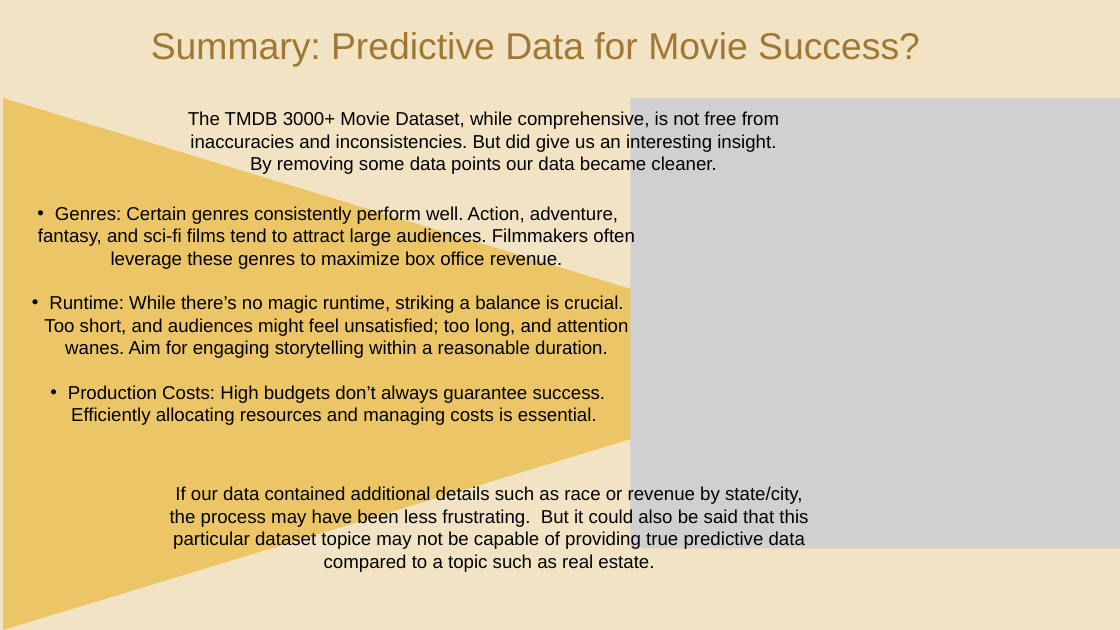
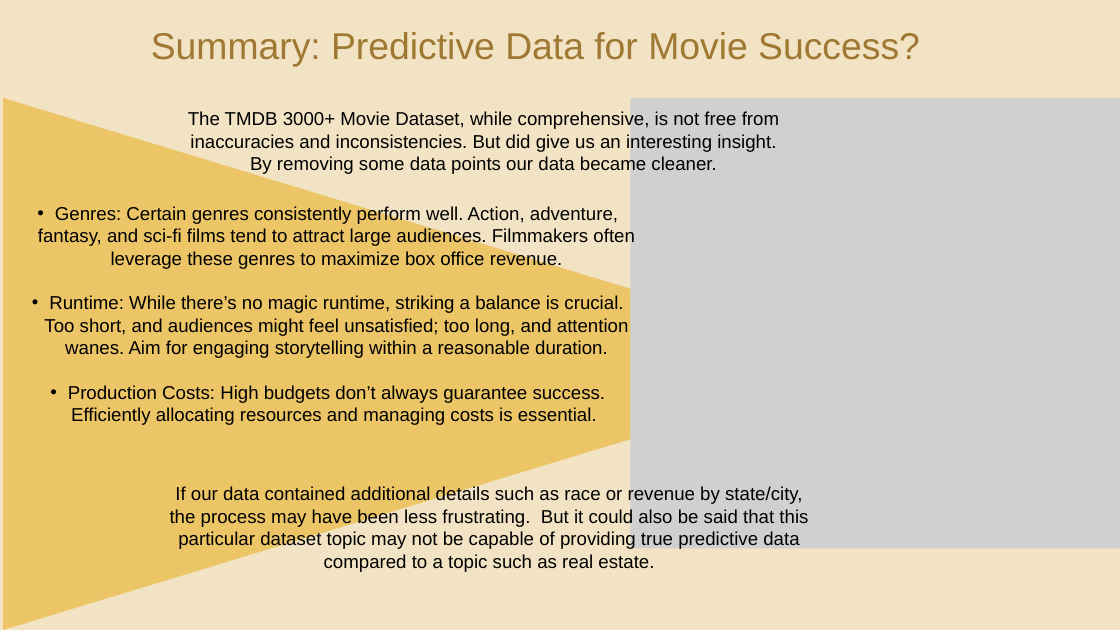
Before and after one commit to melissaa06/Four_Real_Productions, a slide deck: slide 14 of 4Reel Productions.pptx. Drawn at 1120x630 pixels with LibreOffice and Linux fonts; fonts in the diff are those of the drawing; grey boxes stand for pictures. Boxes give left, top, right and bottom in pixels: in the first picture for what was removed or moved away, otherwise in the second. Text is boxed around its words. In the diff, an @@ line names an element or a change of style, - is before the commit and + after.

```diff
--- a/4Reel Productions.pptx
+++ b/4Reel Productions.pptx
@@ text at <box>170,486,808,572</box>: text changed @@
-If our data contained additional details such as race or revenue by state/city, the process may have been less frustrating. But it could also be said that this particular dataset topice may not be capable of providing true predictive data compared to a topic such as real estate.
+If our data contained additional details such as race or revenue by state/city, the process may have been less frustrating. But it could also be said that this particular dataset topic may not be capable of providing true predictive data compared to a topic such as real estate.
```
Also in this commit, not shown: 1 other slide changed.
